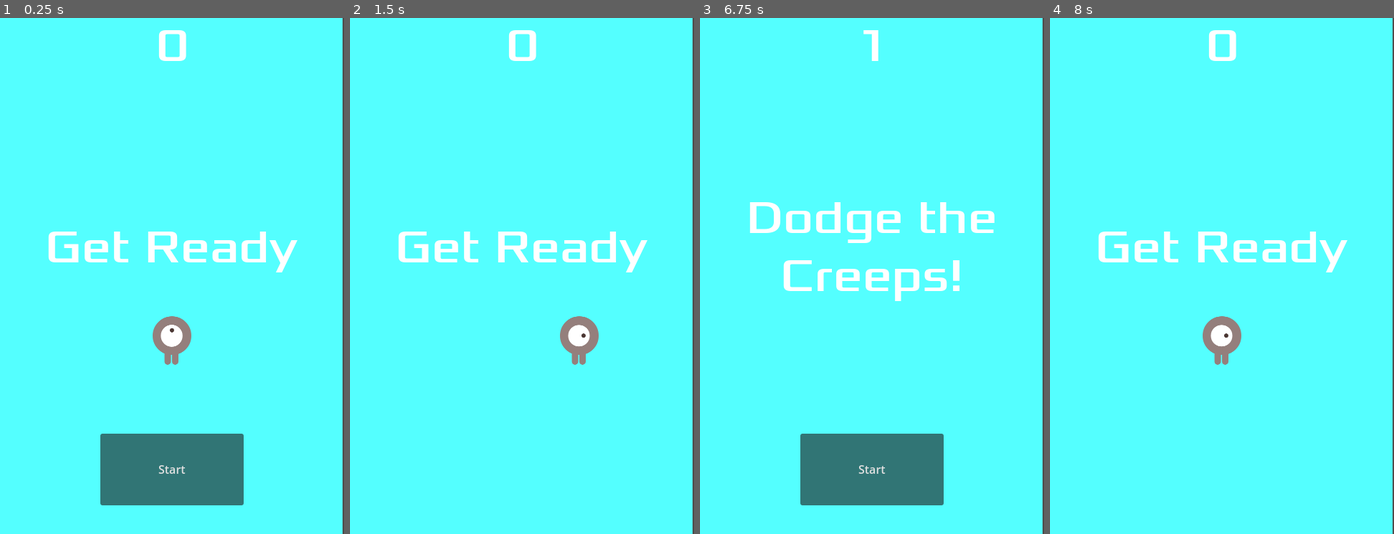
Above: before the commit, frames 1-4 (left to right).
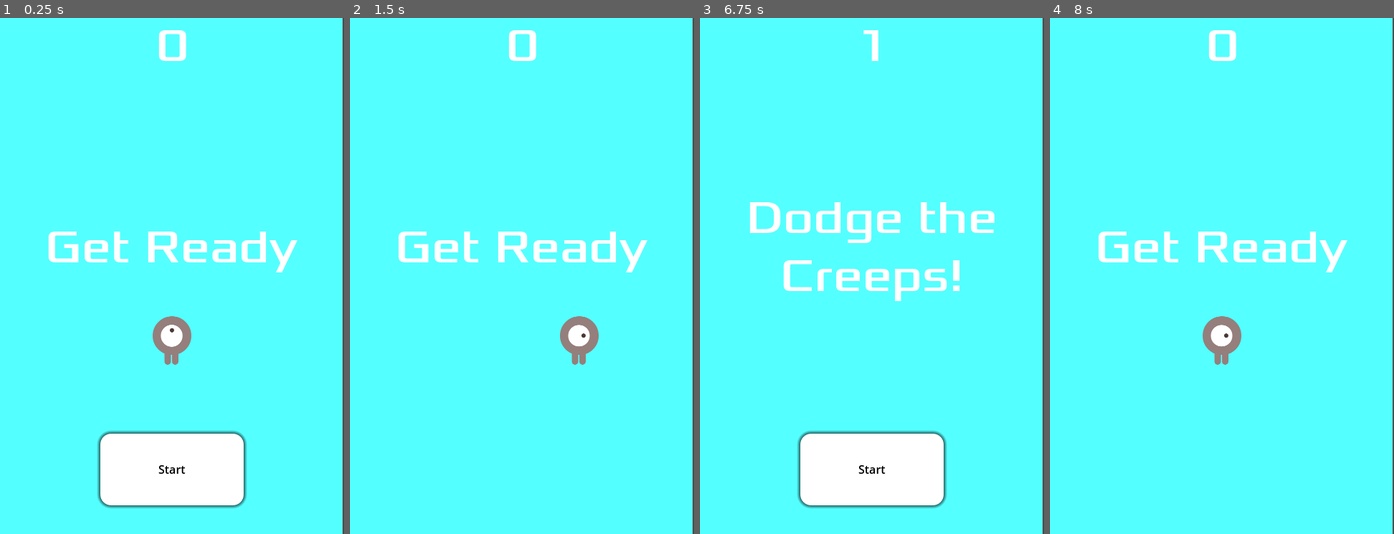
Above: after the commit, the same moments.

Repository: gabrielbarth/dodge-the-creeps
Game: Godot game, scene res://main.tscn
Same seed, same stepped clock (60 frames per second), same inputs: the game is played once before the commit and once after it.
Inputs:
- Up to frame 1 (0.25 s): no input
- Up to frame 2 (1.5 s): click "Start" at 0.5 s; tap Enter at 1.25 s; hold Right (move_right) from 1.28 s (still down)
- Up to frame 3 (6.75 s): release Right (move_right) at 2.03 s; hold Down (move_down) 2.03-2.78 s; hold Right (move_right) 2.78-3.53 s; hold Up (move_up) 3.53-4.28 s; hold Left (move_left) 4.28-5.78 s; tap Space at 5 s; hold Down (move_down) 5.78-6.53 s; tap Enter at 6.5 s; hold Right (move_right) from 6.53 s (still down)
- Up to frame 4 (8 s): release Right (move_right) at 7.25 s; click "Start" at 7.25 s

The runs differ from the first frame. In frame 1, 6.4% of the frame differs, in the area x 28-72%, y 80-95%; in frame 2, nothing differs; in frame 3, 6.4%; in frame 4, nothing differs.

Commit message:
Updated Button style

Diff:
--- a/MyHud.tscn
+++ b/MyHud.tscn
@@ -1,7 +1,31 @@
-[gd_scene load_steps=5 format=3 uid="uid://dbmo0er31idmw"]
+[gd_scene load_steps=8 format=3 uid="uid://dbmo0er31idmw"]
 
 [ext_resource type="Script" uid="uid://cgp4seiw00jex" path="res://MyHUD.gd" id="1_5rxcv"]
 [ext_resource type="FontFile" uid="uid://6kl0c77yk0c" path="res://fonts/Xolonium-Regular.ttf" id="1_gtea7"]
+
+[sub_resource type="StyleBoxFlat" id="StyleBoxFlat_5rxcv"]
+bg_color = Color(0.699653, 0.699653, 0.699653, 1)
+corner_radius_top_left = 15
+corner_radius_top_right = 15
+corner_radius_bottom_right = 15
+corner_radius_bottom_left = 15
+shadow_size = 5
+
+[sub_resource type="StyleBoxFlat" id="StyleBoxFlat_yjtm1"]
+bg_color = Color(1, 1, 1, 1)
+corner_radius_top_left = 15
+corner_radius_top_right = 15
+corner_radius_bottom_right = 15
+corner_radius_bottom_left = 15
+shadow_size = 5
+
+[sub_resource type="StyleBoxFlat" id="StyleBoxFlat_2md5o"]
+bg_color = Color(1, 1, 1, 1)
+corner_radius_top_left = 15
+corner_radius_top_right = 15
+corner_radius_bottom_right = 15
+corner_radius_bottom_left = 15
+shadow_size = 5
 
 [sub_resource type="InputEventAction" id="InputEventAction_5rxcv"]
 action = &"start_game"
@@ -59,6 +83,14 @@
 offset_bottom = -40.0
 grow_horizontal = 2
 grow_vertical = 0
+theme_override_colors/font_hover_pressed_color = Color(0, 0, 0, 1)
+theme_override_colors/font_hover_color = Color(0, 0, 0, 1)
+theme_override_colors/font_color = Color(0, 0, 0, 1)
+theme_override_colors/font_focus_color = Color(0, 0, 0, 1)
+theme_override_colors/font_pressed_color = Color(0, 0, 0, 1)
+theme_override_styles/hover = SubResource("StyleBoxFlat_5rxcv")
+theme_override_styles/pressed = SubResource("StyleBoxFlat_yjtm1")
+theme_override_styles/normal = SubResource("StyleBoxFlat_2md5o")
 shortcut = SubResource("Shortcut_yjtm1")
 text = "Start"
 
